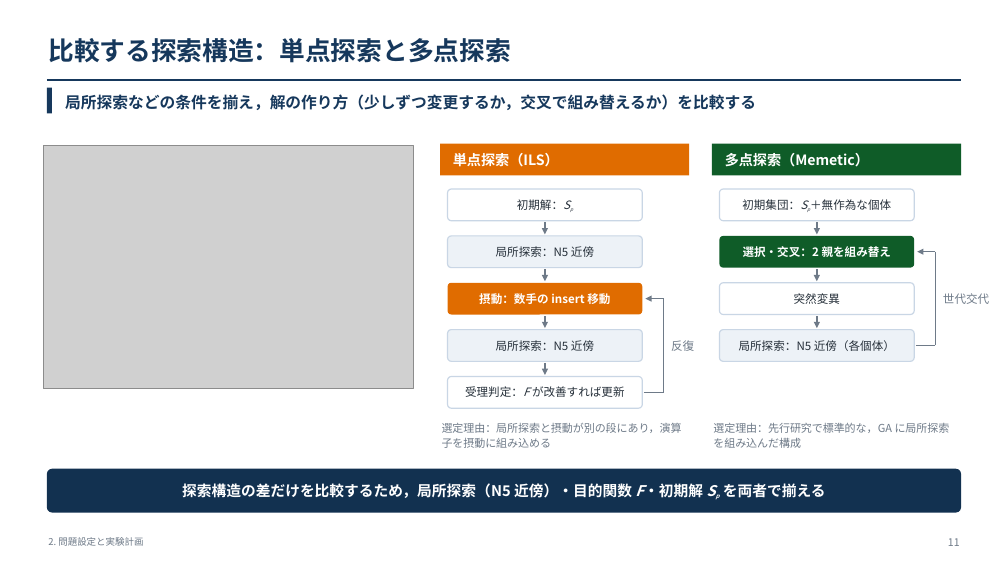
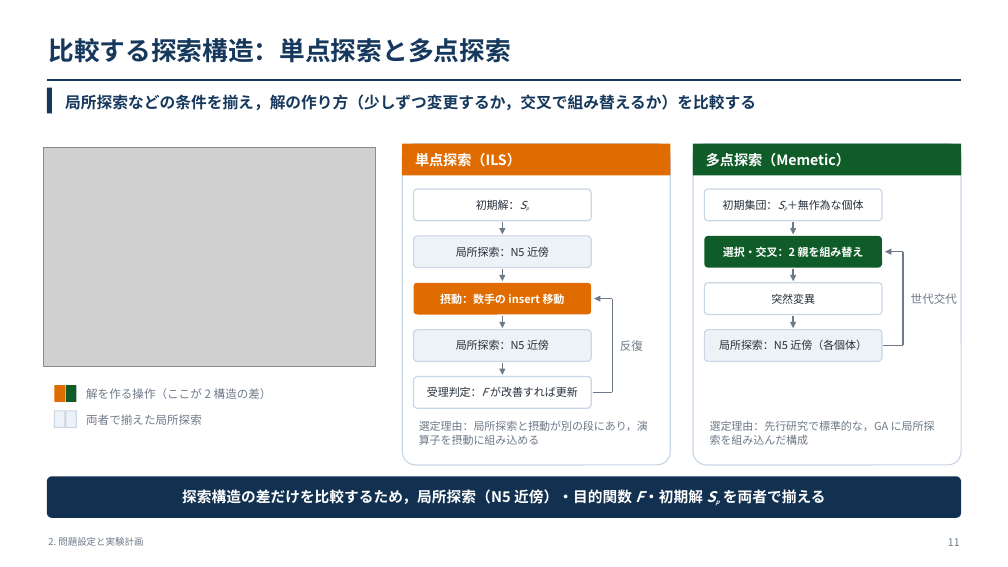
Before and after one commit to kitotakumi/stability_scheduling, a slide deck: slide 11 of doc/presentation_materials/JIMA2026fall_発表.pptx. Drawn at 1008x567 pixels with LibreOffice and Linux fonts; fonts in the diff are those of the drawing; grey boxes stand for pictures. Boxes give left, top, right and bottom in pixels: in the first picture for what was removed or moved away, otherwise in the second. Text is boxed around its words. In the diff, an @@ line names an element or a change of style, - is before the commit and + after.

```diff
--- a/doc/presentation_materials/JIMA2026fall_発表.pptx
+++ b/doc/presentation_materials/JIMA2026fall_発表.pptx
@@ picture: place and size @@
-picture at bbox=[43, 145, 414, 389]
+picture at bbox=[43, 147, 376, 367]
@@ rectangle: place and size @@
-rectangle at bbox=[440, 144, 690, 175]
+rectangle at bbox=[402, 144, 671, 175]
@@ rounded rectangle added at bbox=[402, 144, 671, 465], fill #FFFFFF, outline #C9D6E5 1.1 pt @@
@@ text "単点探索（ILS）": place and size @@
-text "単点探索（ILS）" at bbox=[453, 153, 559, 167]
+text "単点探索（ILS）" at bbox=[415, 153, 521, 167]
@@ rectangle: place and size @@
-rectangle at bbox=[712, 144, 962, 175]
+rectangle at bbox=[693, 144, 962, 175]
@@ rounded rectangle added at bbox=[693, 144, 962, 465], fill #FFFFFF, outline #C9D6E5 1.1 pt @@
@@ text "多点探索（Memetic）": place and size @@
-text "多点探索（Memetic）" at bbox=[725, 153, 869, 167]
+text "多点探索（Memetic）" at bbox=[706, 153, 850, 167]
@@ rounded rectangle "初期解：Sp": place and size @@
-rounded rectangle "初期解：Sp" at bbox=[448, 189, 643, 221]
+rounded rectangle "初期解：Sp" at bbox=[414, 189, 591, 221]
@@ rounded rectangle "初期解：Sp" at bbox=[414, 189, 591, 221]: size 11 to 10.5 pt, size 7.9 to 7.6 pt in "初期解：Sp" @@
@@ rounded rectangle "初期集団：Sp＋無作為な個体": place and size @@
-rounded rectangle "初期集団：Sp＋無作為な個体" at bbox=[720, 189, 915, 221]
+rounded rectangle "初期集団：Sp＋無作為な個体" at bbox=[705, 189, 882, 221]
@@ rounded rectangle "初期集団：Sp＋無作為な個体" at bbox=[705, 189, 882, 221]: size 11 to 10.5 pt; size 7.9 to 7.6 pt in "初期集団：Sp＋無作為な個体" @@
@@ rounded rectangle "局所探索：N5 近傍": place and size @@
-rounded rectangle "局所探索：N5 近傍" at bbox=[448, 236, 643, 268]
+rounded rectangle "局所探索：N5 近傍" at bbox=[414, 236, 591, 268]
@@ rounded rectangle "選択・交叉：2 親を組み替え": place and size @@
-rounded rectangle "選択・交叉：2 親を組み替え" at bbox=[720, 236, 915, 268]
+rounded rectangle "選択・交叉：2 親を組み替え" at bbox=[705, 236, 882, 268]
@@ 2 lines, 1 text, 1 arrow: place and size @@
-2 lines, 1 text, 1 arrow at bbox=[916, 252, 989, 346]
+2 lines, 1 text, 1 arrow at bbox=[884, 252, 957, 346]
@@ rounded rectangle "摂動：数手の insert 移動": place and size @@
-rounded rectangle "摂動：数手の insert 移動" at bbox=[448, 283, 643, 315]
+rounded rectangle "摂動：数手の insert 移動" at bbox=[414, 283, 591, 315]
@@ 2 lines, 1 text, 1 arrow: place and size @@
-2 lines, 1 text, 1 arrow at bbox=[644, 299, 694, 392]
+2 lines, 1 text, 1 arrow at bbox=[593, 299, 643, 392]
@@ rounded rectangle "突然変異": place and size @@
-rounded rectangle "突然変異" at bbox=[720, 283, 915, 315]
+rounded rectangle "突然変異" at bbox=[705, 283, 882, 315]
@@ 3 arrows: place and size @@
-3 arrows at bbox=[817, 222, 817, 328]
+3 arrows at bbox=[793, 222, 793, 328]
@@ rounded rectangle "局所探索：N5 近傍": place and size @@
-rounded rectangle "局所探索：N5 近傍" at bbox=[448, 330, 643, 361]
+rounded rectangle "局所探索：N5 近傍" at bbox=[414, 330, 591, 361]
@@ rounded rectangle "局所探索：N5 近傍（各個体）": place and size @@
-rounded rectangle "局所探索：N5 近傍（各個体）" at bbox=[720, 330, 915, 361]
+rounded rectangle "局所探索：N5 近傍（各個体）" at bbox=[705, 330, 882, 361]
@@ rounded rectangle added at bbox=[54, 386, 65, 402], fill #E06C00 @@
@@ rounded rectangle added at bbox=[66, 386, 76, 402], fill #0F5C28 @@
@@ text added at bbox=[86, 388, 272, 399], 11 pt, text #6E7A88 @@
+解を作る操作（ここが 2 構造の差）
@@ size 11 to 10.5 pt in 7 elements at bbox=[705, 236, 882, 268], bbox=[705, 283, 882, 315], bbox=[705, 330, 882, 361], bbox=[414, 236, 591, 268], bbox=[414, 283, 591, 315], bbox=[414, 330, 591, 361], bbox=[414, 377, 591, 408] @@
@@ rounded rectangle "受理判定：F が改善すれば更新": place and size @@
-rounded rectangle "受理判定：F が改善すれば更新" at bbox=[448, 377, 643, 408]
+rounded rectangle "受理判定：F が改善すれば更新" at bbox=[414, 377, 591, 408]
@@ 4 arrows: place and size @@
-4 arrows at bbox=[545, 222, 545, 375]
+4 arrows at bbox=[502, 222, 502, 375]
@@ rounded rectangle added at bbox=[54, 411, 65, 428], fill #EDF2F7, outline #C9D6E5 1.1 pt @@
@@ rounded rectangle added at bbox=[66, 411, 76, 428], fill #EDF2F7, outline #C9D6E5 1.1 pt @@
@@ text added at bbox=[86, 414, 202, 425], 11 pt, text #6E7A88 @@
+両者で揃えた局所探索
@@ text "選定理由：局所探索と摂動が別の段にあり，演算子を摂動に組み込める" rewrapped from bbox=[442, 423, 682, 448] to bbox=[419, 421, 648, 445] @@
@@ text "選定理由：先行研究で標準的な，GA に局所探索を組み込んだ構成" rewrapped from bbox=[713, 423, 950, 448] to bbox=[710, 421, 935, 445] @@
@@ rounded rectangle "探索構造の差だけを比較するため，局所探索（N5 近傍）・目的関数 F・初期解 Sp を両者で揃える": place and size @@
-rounded rectangle "探索構造の差だけを比較するため，局所探索（N5 近傍）・目的関数 F・初期解 Sp を両者で揃える" at bbox=[47, 469, 961, 513]
+rounded rectangle "探索構造の差だけを比較するため，局所探索（N5 近傍）・目的関数 F・初期解 Sp を両者で揃える" at bbox=[47, 476, 961, 518]
```
Also in this commit, not shown: 2 other files.
